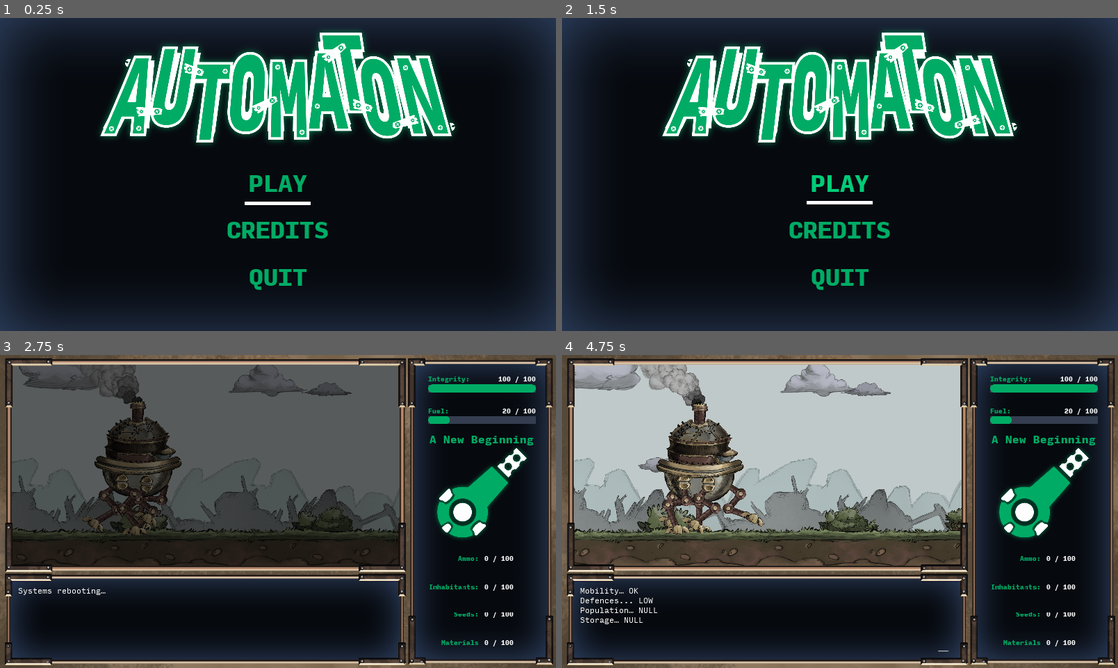
Above: before the commit, frames 1-4 (two rows, left to right).
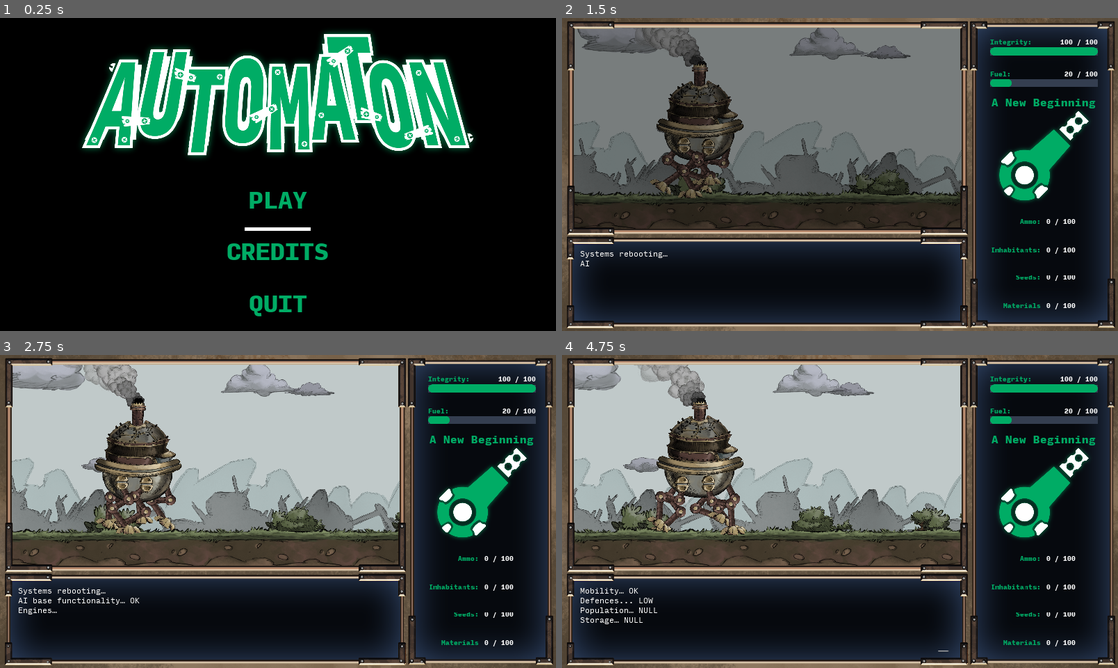
Above: after the commit, the same moments.

Repository: silverweed/ggj20
Game: Godot game, scene res://ui/MainMenu.tscn
The game is run twice, just before and just after one commit, with the same random seed, the same clock (stepped at 60 frames per second) and the same inputs.
Inputs (mouse positions are in pixels of both pictures, inside the frame that each line leads up to):
- Up to frame 1 (0.25 s): no input
- Up to frame 2 (1.5 s): click "CREDITS" at 0.5 s; click (840, 183) at 1.25 s, where only the run before the commit has a clickable "PLAY"
- Up to frame 3 (2.75 s): click (278, 520) at 2 s, where only the run before the commit has a clickable "PLAY"
- Up to frame 4 (4.75 s): move the mouse to (962, 495) at 2.77 s; hold Up (ui_up) 2.78-3.53 s; hold Z (advance_text) 2.78-3.53 s; move the mouse to (728, 527) at 3.52 s; hold Down (ui_down) 3.53-4.28 s; tap Z (advance_text) at 3.6 s; move the mouse to (895, 442) at 4.27 s; hold Up (ui_up) from 4.28 s (still down); hold Z (advance_text) from 4.28 s (still down)

The runs differ from the first frame. In frame 1, 50% of the frame differs, in the area x 0-100%, y 0-100%; in frame 2, 67%; in frame 3, 42%; in frame 4, 11%.

Commit message:
fix settlement event

Diff:
--- a/project.godot
+++ b/project.godot
@@ -85,13 +85,6 @@
 
 [input]
 
-ui_cancel={
-"deadzone": 0.5,
-"events": [ Object(InputEventKey,"resource_local_to_scene":false,"resource_name":"","device":0,"alt":false,"shift":false,"control":false,"meta":false,"command":false,"pressed":false,"scancode":16777217,"unicode":0,"echo":false,"script":null)
-, Object(InputEventJoypadButton,"resource_local_to_scene":false,"resource_name":"","device":0,"button_index":1,"pressure":0.0,"pressed":false,"script":null)
-, Object(InputEventMouseButton,"resource_local_to_scene":false,"resource_name":"","device":0,"alt":false,"shift":false,"control":false,"meta":false,"command":false,"button_mask":0,"position":Vector2( 0, 0 ),"global_position":Vector2( 0, 0 ),"factor":1.0,"button_index":1,"pressed":false,"doubleclick":false,"script":null)
- ]
-}
 advance_text={
 "deadzone": 0.5,
 "events": [ Object(InputEventKey,"resource_local_to_scene":false,"resource_name":"","device":0,"alt":false,"shift":false,"control":false,"meta":false,"command":false,"pressed":false,"scancode":90,"unicode":0,"echo":false,"script":null)
--- a/ui/MainMenu.tscn
+++ b/ui/MainMenu.tscn
@@ -1,14 +1,13 @@
-[gd_scene load_steps=18 format=2]
+[gd_scene load_steps=17 format=2]
 
 [ext_resource path="res://fonts/InputMono-Black.ttf" type="DynamicFontData" id=1]
 [ext_resource path="res://ui/MainMenu.gd" type="Script" id=2]
 [ext_resource path="res://ui/ButtonTheme.tres" type="Theme" id=3]
 [ext_resource path="res://ui/textures/T_game_logo.png" type="Texture" id=4]
 [ext_resource path="res://sfx/Sfx_evt_beep2.wav" type="AudioStream" id=5]
-[ext_resource path="res://ui/textures/UI_main_menu_bg.png" type="Texture" id=6]
-[ext_resource path="res://ui/textures/UI_credits.png" type="Texture" id=7]
 
-[sub_resource type="StyleBoxEmpty" id=1]
+[sub_resource type="StyleBoxFlat" id=1]
+bg_color = Color( 0, 0, 0, 1 )
 
 [sub_resource type="StyleBoxEmpty" id=2]
 
@@ -18,21 +17,23 @@
 
 [sub_resource type="StyleBoxEmpty" id=5]
 
-[sub_resource type="DynamicFont" id=6]
+[sub_resource type="StyleBoxEmpty" id=6]
+
+[sub_resource type="DynamicFont" id=7]
 size = 80
 font_data = ExtResource( 1 )
 
-[sub_resource type="StyleBoxEmpty" id=7]
+[sub_resource type="StyleBoxEmpty" id=8]
 
-[sub_resource type="Gradient" id=8]
+[sub_resource type="Gradient" id=9]
 offsets = PoolRealArray( 0 )
 colors = PoolColorArray( 1, 1, 1, 1 )
 
-[sub_resource type="GradientTexture" id=9]
-gradient = SubResource( 8 )
+[sub_resource type="GradientTexture" id=10]
+gradient = SubResource( 9 )
 width = 200
 
-[sub_resource type="Animation" id=10]
+[sub_resource type="Animation" id=11]
 resource_name = "Blink"
 loop = true
 tracks/0/type = "value"
@@ -51,16 +52,15 @@
 [node name="MainMenu" type="Control"]
 anchor_right = 1.0
 anchor_bottom = 1.0
-margin_bottom = -100.0
 script = ExtResource( 2 )
 __meta__ = {
 "_edit_use_anchors_": false
 }
 
-[node name="Panel" type="TextureRect" parent="."]
+[node name="Panel" type="Panel" parent="."]
 anchor_right = 1.0
 anchor_bottom = 1.0
-texture = ExtResource( 6 )
+custom_styles/panel = SubResource( 1 )
 __meta__ = {
 "_edit_use_anchors_": false
 }
@@ -74,16 +74,16 @@
 
 [node name="TextureRect" type="TextureRect" parent="VBoxContainer2"]
 margin_right = 1920.0
-margin_bottom = 488.0
+margin_bottom = 538.0
 size_flags_vertical = 3
 texture = ExtResource( 4 )
 expand = true
 stretch_mode = 6
 
 [node name="VBoxContainer" type="VBoxContainer" parent="VBoxContainer2"]
-margin_top = 492.0
+margin_top = 542.0
 margin_right = 1920.0
-margin_bottom = 980.0
+margin_bottom = 1080.0
 size_flags_vertical = 3
 custom_constants/separation = 0
 __meta__ = {
@@ -92,55 +92,55 @@
 
 [node name="Play" type="Button" parent="VBoxContainer2/VBoxContainer"]
 margin_right = 1920.0
-margin_bottom = 162.0
+margin_bottom = 179.0
 size_flags_vertical = 3
-custom_styles/hover = SubResource( 1 )
-custom_styles/pressed = SubResource( 2 )
-custom_styles/focus = SubResource( 3 )
-custom_styles/disabled = SubResource( 4 )
-custom_styles/normal = SubResource( 5 )
-custom_fonts/font = SubResource( 6 )
+custom_styles/hover = SubResource( 2 )
+custom_styles/pressed = SubResource( 3 )
+custom_styles/focus = SubResource( 4 )
+custom_styles/disabled = SubResource( 5 )
+custom_styles/normal = SubResource( 6 )
+custom_fonts/font = SubResource( 7 )
 custom_colors/font_color = Color( 0, 0.678431, 0.4, 1 )
 custom_colors/font_color_hover = Color( 0, 0.803922, 0.47451, 1 )
 text = "PLAY"
 
 [node name="Credits" type="Button" parent="VBoxContainer2/VBoxContainer"]
-margin_top = 162.0
+margin_top = 179.0
 margin_right = 1920.0
-margin_bottom = 324.0
+margin_bottom = 358.0
 size_flags_vertical = 3
-custom_styles/hover = SubResource( 1 )
-custom_styles/pressed = SubResource( 2 )
-custom_styles/focus = SubResource( 3 )
-custom_styles/disabled = SubResource( 4 )
-custom_styles/normal = SubResource( 5 )
-custom_fonts/font = SubResource( 6 )
+custom_styles/hover = SubResource( 2 )
+custom_styles/pressed = SubResource( 3 )
+custom_styles/focus = SubResource( 4 )
+custom_styles/disabled = SubResource( 5 )
+custom_styles/normal = SubResource( 6 )
+custom_fonts/font = SubResource( 7 )
 custom_colors/font_color = Color( 0, 0.678431, 0.4, 1 )
 custom_colors/font_color_hover = Color( 0, 0.803922, 0.47451, 1 )
 text = "CREDITS"
 
 [node name="Quit" type="Button" parent="VBoxContainer2/VBoxContainer"]
-margin_top = 324.0
+margin_top = 358.0
 margin_right = 1920.0
-margin_bottom = 488.0
+margin_bottom = 538.0
 size_flags_vertical = 3
 theme = ExtResource( 3 )
-custom_styles/hover = SubResource( 1 )
-custom_styles/pressed = SubResource( 2 )
-custom_styles/focus = SubResource( 3 )
-custom_styles/disabled = SubResource( 4 )
-custom_styles/normal = SubResource( 7 )
-custom_fonts/font = SubResource( 6 )
+custom_styles/hover = SubResource( 2 )
+custom_styles/pressed = SubResource( 3 )
+custom_styles/focus = SubResource( 4 )
+custom_styles/disabled = SubResource( 5 )
+custom_styles/normal = SubResource( 8 )
+custom_fonts/font = SubResource( 7 )
 custom_colors/font_color = Color( 0, 0.678431, 0.4, 1 )
 custom_colors/font_color_hover = Color( 0, 0.803922, 0.47451, 1 )
 text = "QUIT"
 
 [node name="Underline" type="TextureRect" parent="."]
 margin_left = 844.0
-margin_top = 634.0
+margin_top = 722.0
 margin_right = 1073.0
-margin_bottom = 646.0
-texture = SubResource( 9 )
+margin_bottom = 734.0
+texture = SubResource( 10 )
 expand = true
 __meta__ = {
 "_edit_use_anchors_": false
@@ -148,20 +148,14 @@
 
 [node name="AnimationPlayer" type="AnimationPlayer" parent="."]
 playback_speed = 2.0
-anims/Blink = SubResource( 10 )
+anims/Blink = SubResource( 11 )
 
 [node name="AudioStreamPlayer" type="AudioStreamPlayer" parent="."]
 stream = ExtResource( 5 )
 volume_db = 6.0
-
-[node name="Credits" type="TextureRect" parent="."]
-visible = false
-anchor_right = 1.0
-anchor_bottom = 1.0
-texture = ExtResource( 7 )
 [connection signal="mouse_entered" from="VBoxContainer2/VBoxContainer/Play" to="." method="_on_Play_mouse_entered"]
 [connection signal="pressed" from="VBoxContainer2/VBoxContainer/Play" to="." method="_on_Play_pressed"]
 [connection signal="mouse_entered" from="VBoxContainer2/VBoxContainer/Credits" to="." method="_on_Credits_mouse_entered"]
-[connection signal="pressed" from="VBoxContainer2/VBoxContainer/Credits" to="." method="_on_Credits_pressed"]
+[connection signal="pressed" from="VBoxContainer2/VBoxContainer/Credits" to="." method="_on_Play_pressed"]
 [connection signal="mouse_entered" from="VBoxContainer2/VBoxContainer/Quit" to="." method="_on_Quit_mouse_entered"]
 [connection signal="pressed" from="VBoxContainer2/VBoxContainer/Quit" to="." method="_on_Quit_pressed"]
Not shown, changed: event_pick_complete_1-3.txt
Not shown, changed: export_presets.cfg
